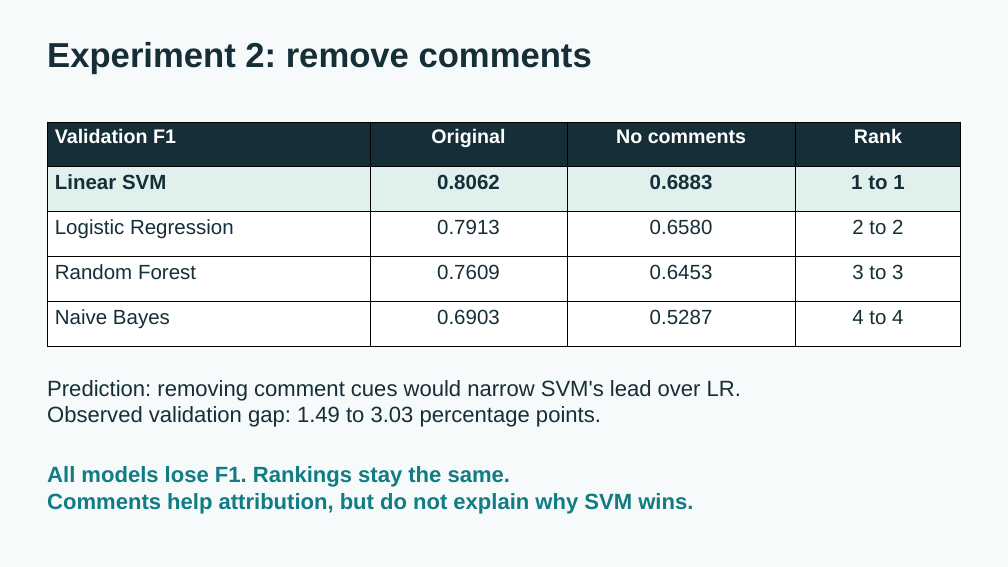
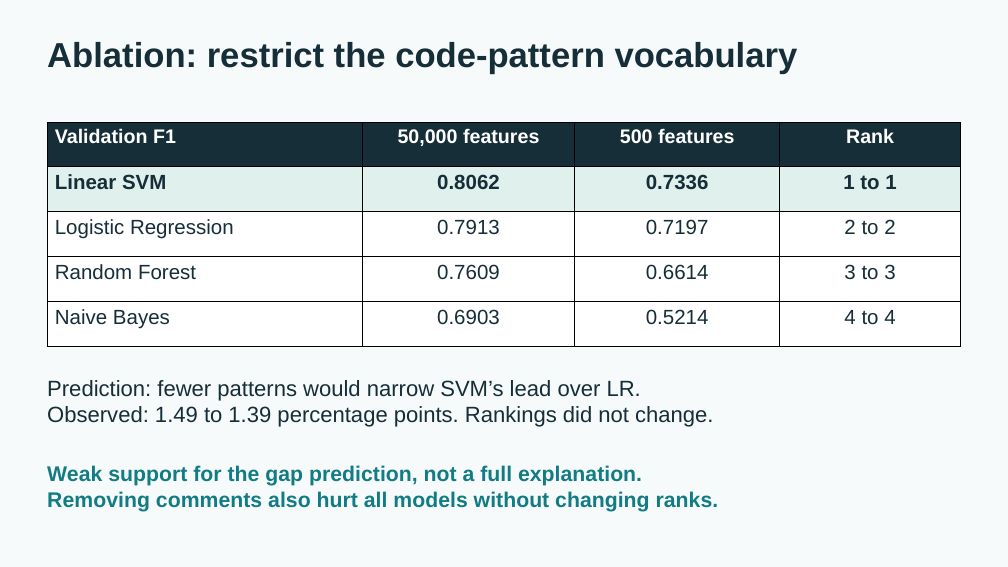
Before and after one commit to S3eeDTR/LLM-AuthorBench-Assignment, a slide deck: slide 5 of submission/Assignment.pptx. Drawn at 1008x567 pixels with LibreOffice and Linux fonts; fonts in the diff are those of the drawing. Boxes give left, top, right and bottom in pixels: in the first picture for what was removed or moved away, otherwise in the second. Text is boxed around its words. In the diff, an @@ line names an element or a change of style, - is before the commit and + after.

Commit message:
Report the measured 500-feature ablation and update notebook and slides

```diff
--- a/submission/Assignment.pptx
+++ b/submission/Assignment.pptx
@@ text at [47, 42, 798, 74]: text changed @@
-Experiment 2: remove comments
+Ablation: restrict the code-pattern vocabulary
@@ table at [47, 122, 961, 346] @@
-row 1, column 2: Original
+row 1, column 2: 50,000 features
-row 1, column 3: No comments
+row 1, column 3: 500 features
-row 2, column 3: 0.6883
+row 2, column 3: 0.7336
-row 3, column 3: 0.6580
+row 3, column 3: 0.7197
-row 4, column 3: 0.6453
+row 4, column 3: 0.6614
-row 5, column 3: 0.5287
+row 5, column 3: 0.5214
@@ text at [47, 380, 713, 427]: text changed @@
-Prediction: removing comment cues would narrow SVM's lead over LR.
-Observed validation gap: 1.49 to 3.03 percentage points.
+Prediction: fewer patterns would narrow SVM’s lead over LR.
+Observed: 1.49 to 1.39 percentage points. Rankings did not change.
@@ text at [47, 465, 719, 512]: text changed; size 21 to 20.2 pt @@
-All models lose F1. Rankings stay the same.
-Comments help attribution, but do not explain why SVM wins.
+Weak support for the gap prediction, not a full explanation.
+Removing comments also hurt all models without changing ranks.
```
Also in this commit, not shown: 31 other files.
